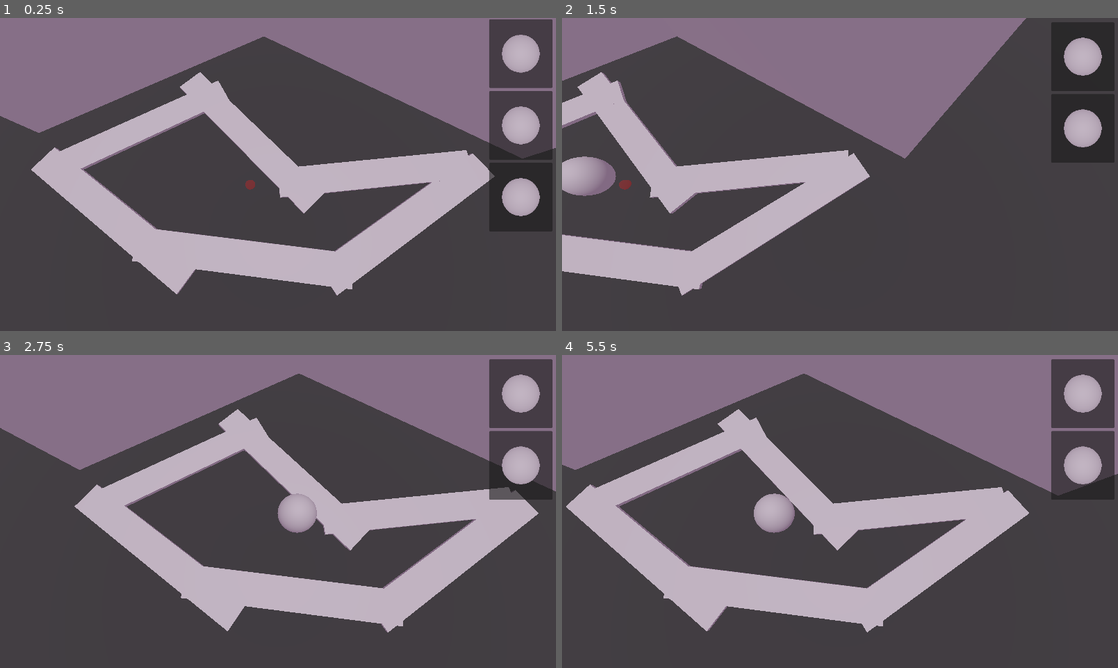
Above: before the commit, frames 1-4 (two rows, left to right).
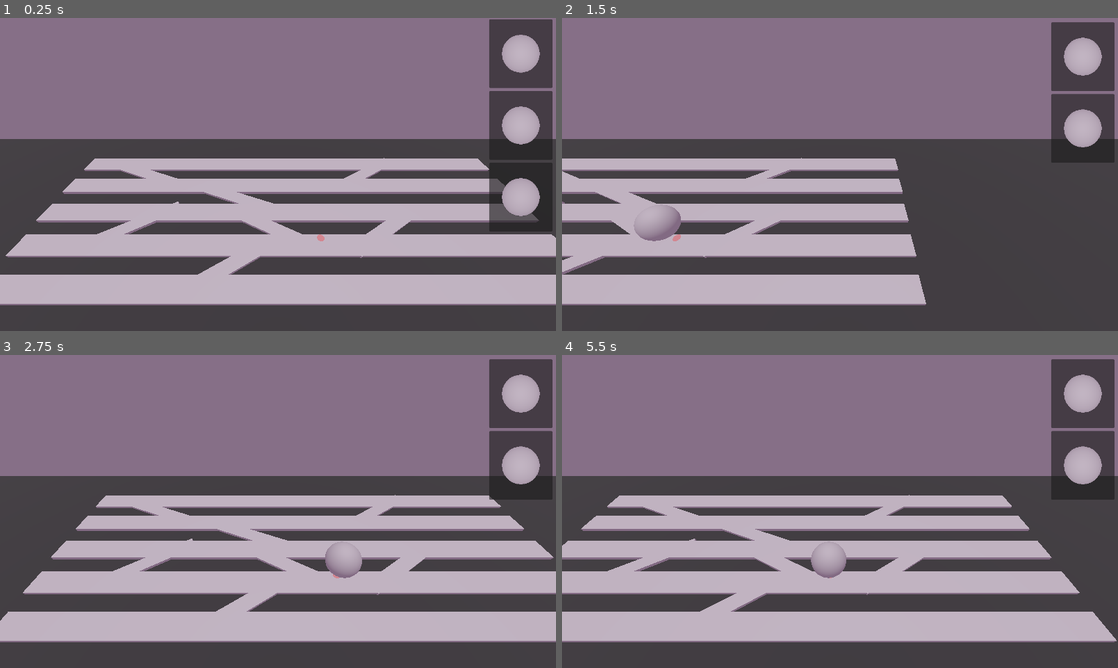
Above: after the commit, the same moments.

Repository: homexhome/TinyCreatures_LD
Game: Godot game, scene res://scenes/test_scenes/test_world.tscn
The game is run twice, just before and just after one commit, with the same random seed, the same clock (stepped at 60 frames per second) and the same inputs.
Inputs (mouse positions are in pixels of both pictures, inside the frame that each line leads up to):
- Up to frame 1 (0.25 s): no input
- Up to frame 2 (1.5 s): click (1084, 52) at 0.52 s; move the mouse to (962, 158) at 1.27 s; hold Right (ui_right) from 1.28 s (still down); click (962, 158) at 1.42 s
- Up to frame 3 (2.75 s): tap Enter at 2 s; move the mouse to (166, 527) at 2.02 s; release Right (ui_right) at 2.03 s; hold Left (ui_left) from 2.03 s (still down)
- Up to frame 4 (5.5 s): move the mouse to (895, 442) at 2.77 s; release Left (ui_left) at 2.78 s; hold Right (ui_right) 2.78-4.28 s; move the mouse to (812, 574) at 3.52 s; click (812, 574) at 3.67 s; tap Space at 4.25 s; move the mouse to (1006, 558) at 4.27 s; hold Left (ui_left) from 4.28 s (still down); tap Enter at 5 s; move the mouse to (673, 464) at 5.02 s

The runs differ from the first frame. In frame 1, 42% of the frame differs, in the area x 0-100%, y 6-92%; in frame 2, 39%; in frame 3, 43%; in frame 4, 42%.

Commit message:
world
Worl

Diff:
--- a/scenes/test_scenes/test_world.tscn
+++ b/scenes/test_scenes/test_world.tscn
@@ -36,42 +36,78 @@
 
 [node name="level" type="Node3D" parent="."]
 
+[node name="BG" type="CSGBox3D" parent="level"]
+transform = Transform3D(2.33209, 6.50703e-08, 0, -8.01848e-09, 0.0528401, -0.998603, -1.51538e-07, 0.998603, 0.0528401, -3.3104, -1.10075e-08, -5.56913)
+size = Vector3(24.5209, 0.2, 10)
+
 [node name="CSGBox3D" type="CSGBox3D" parent="level"]
-transform = Transform3D(1, 0, 0, 0, 1, 0, 0, 0, 1, -2.28302, 0, -3.38452)
+transform = Transform3D(1, 0, 0, 0, 1, 0, 0, 0, 0.8, -1.01003, 0, -2.23928)
+use_collision = true
+size = Vector3(17.1196, 0.2, 0.888184)
+
+[node name="CSGBox3D4" type="CSGBox3D" parent="level"]
+transform = Transform3D(1, 0, 0, 0, 1, 0, 0, 0, 0.8, -0.997208, 0, 0.219791)
+use_collision = true
+size = Vector3(16.8181, 0.2, 0.888184)
+
+[node name="CSGBox3D5" type="CSGBox3D" parent="level"]
+transform = Transform3D(1, 0, 0, 0, 1, 0, 0, 0, 0.8, -0.981949, 0, -3.48574)
+use_collision = true
+size = Vector3(17.2129, 0.2, 0.888184)
+
+[node name="CSGBox3D6" type="CSGBox3D" parent="level"]
+transform = Transform3D(1, 0, 0, 0, 1, 0, 0, 0, 0.8, -1, 0, 1.44951)
+use_collision = true
+size = Vector3(16.666, 0.2, 0.888184)
+
+[node name="CSGBox3D7" type="CSGBox3D" parent="level"]
+transform = Transform3D(1, 0, 0, 0, 1, 0, 0, 0, 0.8, -1.0272, 0, -0.984)
+use_collision = true
+size = Vector3(16.9933, 0.2, 0.888184)
+
+[node name="CSGBox3D9" type="CSGBox3D" parent="level"]
+transform = Transform3D(0.220309, 0, 0.261716, 0, 1, 0, -0.134862, 0, 0.427534, -6.14847, -0.000990152, -0.474978)
+use_collision = true
+size = Vector3(11.5117, 0.2, 0.888184)
+
+[node name="CSGBox3D12" type="CSGBox3D" parent="level"]
+transform = Transform3D(0.220309, 0, 0.261716, 0, 1, 0, -0.134862, 0, 0.427534, 2.27619, -0.000990152, -2.91761)
+use_collision = true
+size = Vector3(11.5117, 0.2, 0.888184)
+
+[node name="CSGBox3D13" type="CSGBox3D" parent="level"]
+transform = Transform3D(0.220309, 0, 0.261716, 0, 1, 0, -0.134862, 0, 0.427534, 2.27619, -0.000990152, -0.362433)
+use_collision = true
+size = Vector3(11.5117, 0.2, 0.888184)
+
+[node name="CSGBox3D10" type="CSGBox3D" parent="level"]
+transform = Transform3D(0.220309, 0, 0.261716, 0, 1, 0, -0.134862, 0, 0.427534, -2.58381, -0.000990152, 0.748332)
+use_collision = true
+size = Vector3(11.5117, 0.2, 0.888184)
+
+[node name="CSGBox3D11" type="CSGBox3D" parent="level"]
+transform = Transform3D(-0.241401, 0, 0.178384, 0, 1, 0, -0.0919213, 0, -0.468465, -2.82202, -0.000990152, -1.6058)
+use_collision = true
+size = Vector3(11.5117, 0.2, 0.888184)
+
+[node name="CSGBox3D14" type="CSGBox3D" parent="level"]
+transform = Transform3D(-0.241401, 0, 0.178384, 0, 1, 0, -0.0919213, 0, -0.468465, -6.90039, -0.000990152, -2.92065)
+use_collision = true
+size = Vector3(11.5117, 0.2, 0.888184)
+
+[node name="CSGBox3D15" type="CSGBox3D" parent="level"]
+transform = Transform3D(-0.231198, 0, 0.22356, 0, 1, 0, -0.115201, 0, -0.448666, -1.38872, -0.000990152, -0.288386)
+use_collision = true
+size = Vector3(11.5117, 0.2, 0.888184)
+
+[node name="CSGBox3D8" type="CSGBox3D" parent="level"]
+transform = Transform3D(1, 0, 0, 0, 1, 0, 0, 0, 0.8, -1, 0, 3.13)
 use_collision = true
 size = Vector3(5.97546, 0.2, 0.888184)
 
-[node name="CSGBox3D4" type="CSGBox3D" parent="level"]
-transform = Transform3D(0.258819, 0, -0.965926, 0, 1, 0, 0.965926, 0, 0.258819, 0.634, 0, -1.465)
-use_collision = true
-size = Vector3(5.97546, 0.2, 0.888184)
-
-[node name="CSGBox3D5" type="CSGBox3D" parent="level"]
-transform = Transform3D(0.919445, 0, -0.39322, 0, 1, 0, 0.39322, 0, 0.919445, 3.519, 0, 1.558)
-use_collision = true
-size = Vector3(5.97546, 0.2, 0.888184)
-
-[node name="CSGBox3D6" type="CSGBox3D" parent="level"]
-transform = Transform3D(0.442649, 0, -0.896695, 0, 1, 0, 0.896695, 0, 0.442649, -3.934, 0, -1.169)
-use_collision = true
-size = Vector3(5.97546, 0.2, 0.888184)
-
-[node name="CSGBox3D7" type="CSGBox3D" parent="level"]
-transform = Transform3D(0.812257, 0, -0.5833, 0, 1, 0, 0.5833, 0, 0.812257, -1.093, 0, 1.737)
-use_collision = true
-size = Vector3(5.97546, 0.2, 0.888184)
-
-[node name="CSGBox3D8" type="CSGBox3D" parent="level"]
-transform = Transform3D(0.998049, 0, 0.0624422, 0, 1, 0, -0.0624422, 0, 0.998049, 3.593, 0, 3.13)
-use_collision = true
-size = Vector3(5.97546, 0.2, 0.888184)
-
-[node name="CSGBox3D2" type="CSGBox3D" parent="level"]
-transform = Transform3D(1, 0, 0, 0, 0.0528414, -0.998603, 0, 0.998603, 0.0528414, -0.270752, 0, -5)
-size = Vector3(10, 0.2, 10)
-
 [node name="CSGBox3D3" type="CSGBox3D" parent="level"]
-transform = Transform3D(0.502431, -0.863409, -0.0456876, 0, 0.0528414, -0.998603, 0.864617, 0.50173, 0.0265492, 5.47401, 0, -0.95619)
+transform = Transform3D(1, 0, 0, 0, 0.0528401, -0.798882, 0, 0.998603, 0.0422721, 5.47401, 0, -0.95619)
+visible = false
 size = Vector3(10, 0.2, 10)
 
 [node name="MeshInstance3D" type="MeshInstance3D" parent="level"]
@@ -79,7 +115,7 @@
 mesh = SubResource("QuadMesh_sg5fm")
 
 [node name="Camera3D" type="Camera3D" parent="."]
-transform = Transform3D(0.87462, 0.467177, -0.12956, 0, 0.267238, 0.96363, 0.48481, -0.84281, 0.233732, 0.08, 6.055, 1.595)
+transform = Transform3D(1, 0, 0, 0, 0.707107, 0.707107, 0, -0.707107, 0.707107, -1.3485, 6.055, 3.12667)
 current = true
 fov = 75.1
 size = 8.001
Not shown, added: export/Node3D.gltf
Not shown, added: export/Node3D.gltf.import
Binary file added: export/Node3D0.bin
